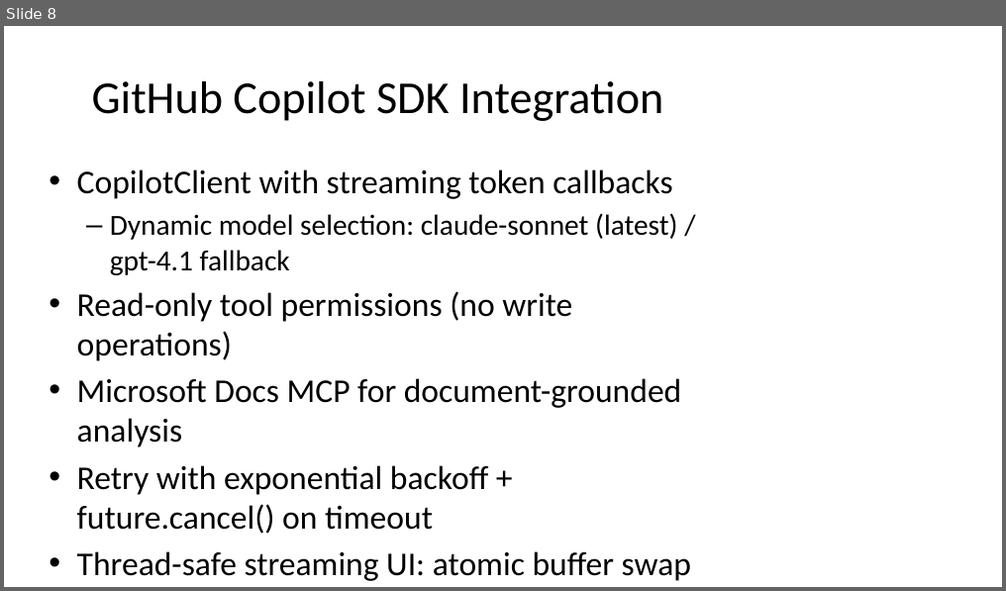
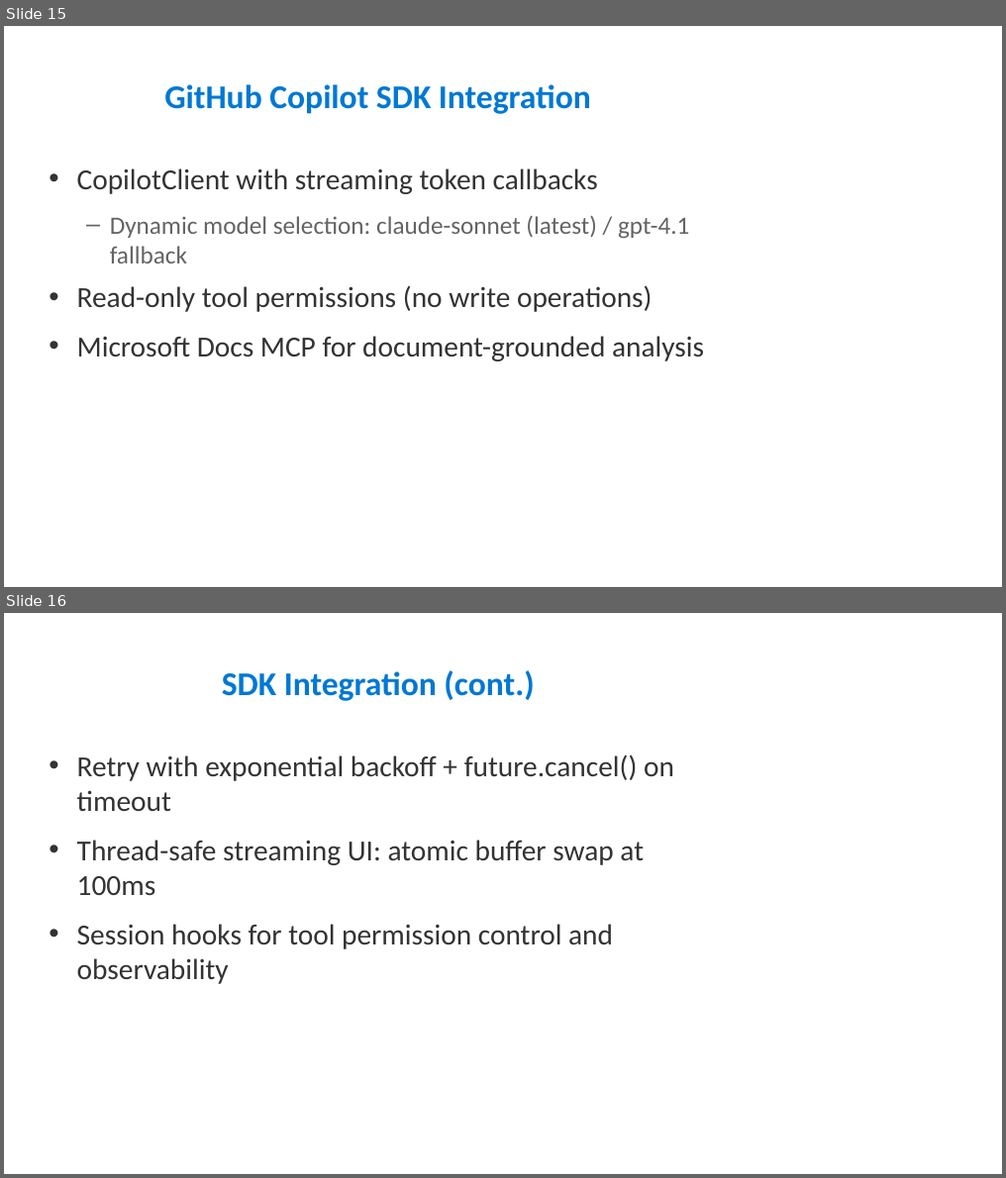
Before and after one commit to aktsmm/azure-ops-dashboard, a slide deck: presentations/AzureOpsDashboard.pptx. Shown one above the other, each under a label of ours: slide 8 before the commit, slides 15 and 16 after it. The pictures are 1006x591 and 1006x1178 pixels, drawn with LibreOffice and Linux fonts; fonts in the diff are those of the drawing. Boxes give left, top, right and bottom in pixels: in the first picture for what was removed or moved away, otherwise in the second. Text is boxed around its words. In the diff, an @@ line names an element or a change of style, - is before the commit and + after.

Commit message:
docs: PPTX v4 — 28pt font, full info restored, 21 slides with screenshot placeholders

```diff
--- a/presentations/AzureOpsDashboard.pptx
+++ b/presentations/AzureOpsDashboard.pptx
@@ slide 16 added at [4,613,1002,1174], background #FFFFFF @@
@@ title added at [222,670,534,701], 32 pt, text #0078D4, bold @@
+SDK Integration (cont.)
@@ text added at [77,755,674,984], 28 pt, text #333333 @@
+• Retry with exponential backoff + future.cancel() on timeout
+• Thread-safe streaming UI: atomic buffer swap at 100ms
+• Session hooks for tool permission control and observability
@@ what was slide 8 is now slide 15 @@
@@ slide 15 changed as well @@
@@ title "GitHub Copilot SDK Integration" at [164,84,591,114]: size 44 to 32 pt, text colour #000000 to #0078D4, bold on @@
@@ text "CopilotClient with streaming token callbacks" at [77,169,704,362]: size 32 to 28 pt, text colour #000000 to #333333 in "CopilotClient with streaming token callbacks", "Read-only tool permissions (no write operations)", "Microsoft Docs MCP for document-grounded analysis"; size 28 to 24 pt, text colour #000000 to #646464 in "Dynamic model selection: claude-sonnet (latest) / gpt-4.1 ..."; more space between paragraphs @@
@@ text at [77,466,691,581]: paragraphs removed @@
-• Retry with exponential backoff + future.cancel() on timeout
-• Thread-safe streaming UI: atomic buffer swap at 100ms
```
Also in this commit, not shown: 10 other slides changed, 9 other slides added, 1 other file.
